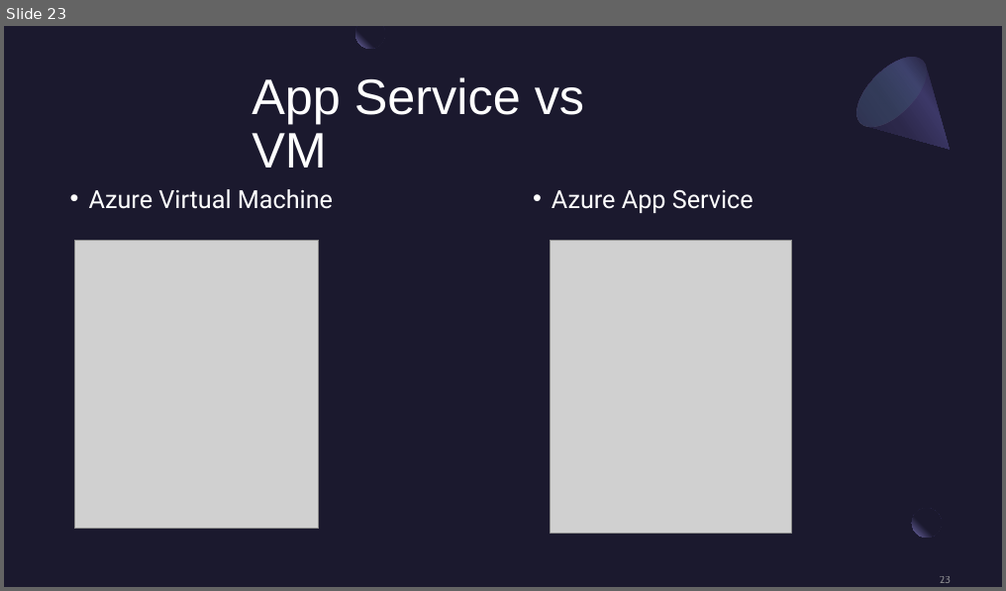
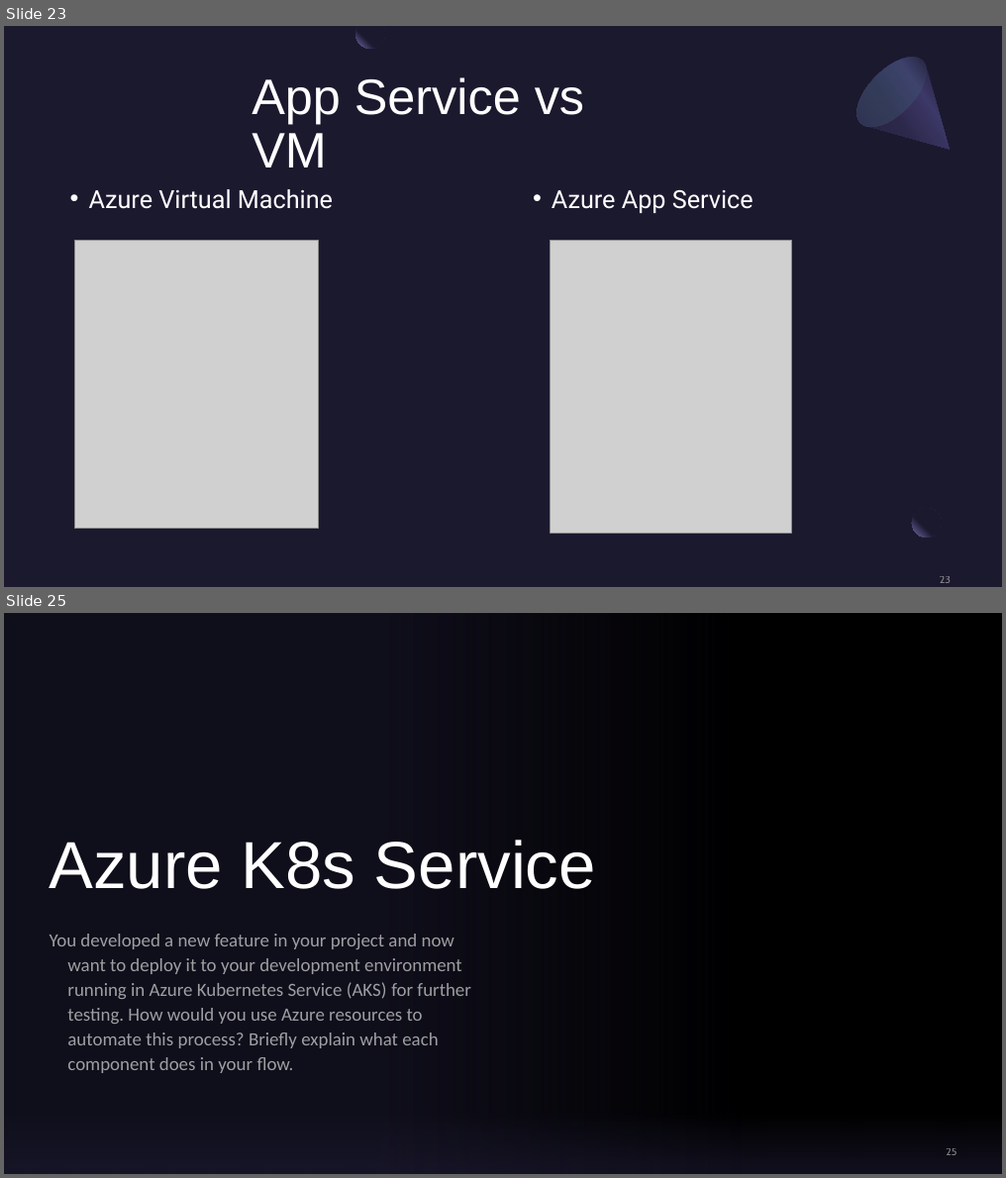
Before and after one commit to BrianChen0527/postgreSQL, a slide deck: MSFT_Azure/Microsoft Azure.pptx. Shown one above the other, each under a label of ours: slide 23 before the commit, slides 23 and 25 after it; the slides between them are not shown. The pictures are 1006x591 and 1006x1178 pixels, drawn with LibreOffice and Linux fonts; fonts in the diff are those of the drawing; grey boxes stand for pictures; background and template pictures are left out. Boxes give left, top, right and bottom in pixels: in the first picture for what was removed or moved away, otherwise in the second. Text is boxed around its words. In the diff, an @@ line names an element or a change of style, - is before the commit and + after.

Commit message:
finished with azure presentation

```diff
--- a/MSFT_Azure/Microsoft Azure.pptx
+++ b/MSFT_Azure/Microsoft Azure.pptx
@@ slide 25 added at <box>4,613,1002,1174</box>, background picture (left out) @@
@@ rectangle added at <box>4,613,741,1174</box>, fill gradient #1B192E @@
@@ title added at <box>50,840,596,889</box>, 64 pt, text #FFFFFF @@
+Azure K8s Service
@@ subtitle added at <box>50,934,470,1073</box>, 18 pt, text #FFFFFF at 60% opacity @@
+You developed a new feature in your project and now want to deploy it to your development environment running in Azure Kubernetes Service (AKS) for further testing. How would you use Azure resources to automate this process? Briefly explain what each component does in your flow.
@@ rectangle added at <box>4,1085,1002,1174</box>, fill gradient #1B192E @@
@@ page number added at <box>945,1149,956,1156</box>, 10 pt, text #A6A6A6 at 80% opacity @@
+25
```
Also in this commit, not shown: 1 slide changed, 3 other slides added, 6 slides removed.
